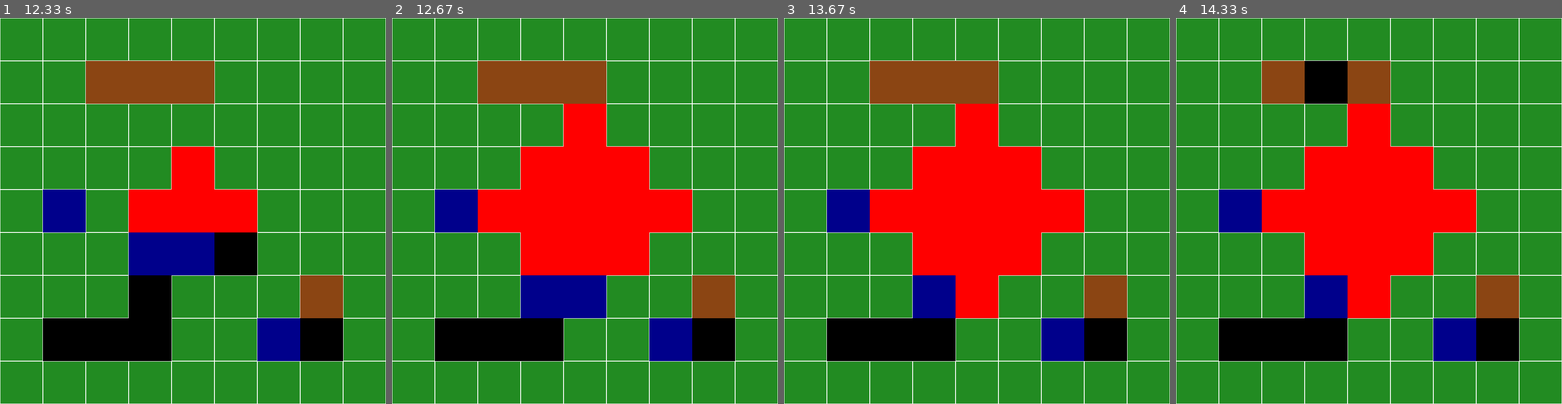
Above: before the commit, frames 1-4 (left to right).
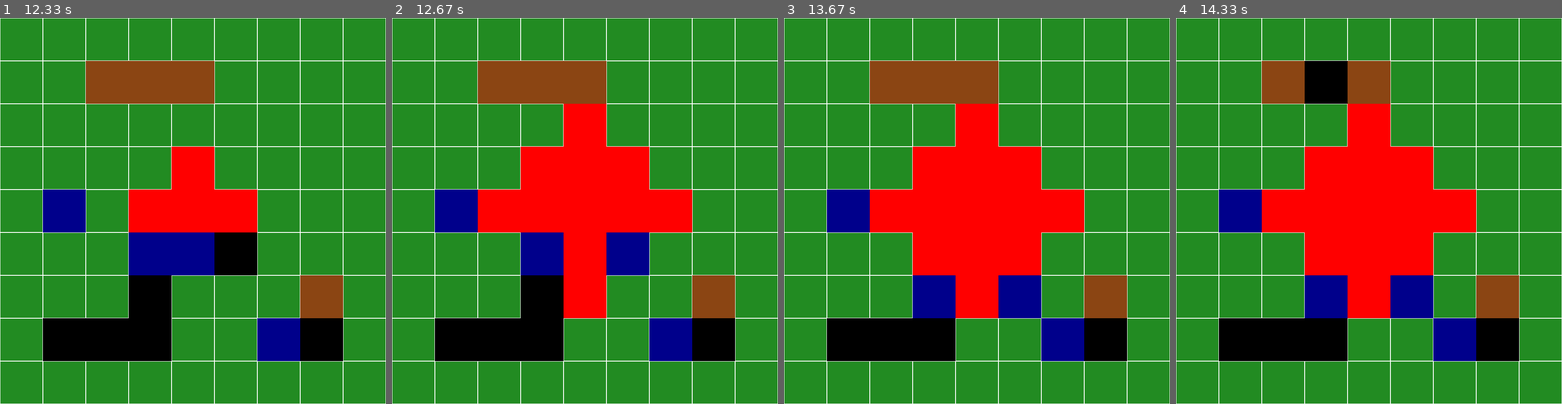
Above: after the commit, the same moments.

Repository: markus-brln/BachelorThesisForestFireControl
Game: pygame game, started from gui/main.py
Same seed, same stepped clock (60 frames per second), same inputs: the game is played once before the commit and once after it.
Inputs (mouse positions are in pixels of both pictures, inside the frame that each line leads up to):
- Up to frame 1 (12.33 s): tap Space at 0.9, 7.82, 8.98, 10.1, 11.25 s; move the mouse to (65, 330) at 1.23 s; click (65, 330) at 1.42 s; press the mouse at (65, 330) at 1.77 s; move the mouse to (142, 268) at 1.87 s; move the mouse to (220, 203) at 1.97 s; release the mouse at (220, 203) at 2 s; move the mouse to (258, 346) at 2.43 s; click (258, 346) at 2.67 s; move the mouse to (154, 214) at 3.03 s; click (154, 214) at 3.35 s; move the mouse to (158, 292) at 3.8 s; click (158, 292) at 4.18 s; move the mouse to (61, 199) at 4.7 s; click (61, 199) at 5.13 s; move the mouse to (96, 334) at 5.73 s; click (96, 334) at 6.18 s; move the mouse to (131, 319) at 8.95 s; click (131, 319) at 9.45 s; move the mouse to (247, 268) at 10.07 s; click (247, 268) at 10.58 s; move the mouse to (316, 346) at 11.22 s; click (316, 346) at 11.73 s
- Up to frame 2 (12.67 s): move the mouse to (654, 230) at 12.38 s; tap Space at 12.42 s
- Up to frame 3 (13.67 s): click (1046, 230) at 12.9 s; move the mouse to (942, 91) at 13.57 s; tap Space at 13.6 s
- Up to frame 4 (14.33 s): click (1334, 91) at 14.1 s

Frame 1 is identical in both runs. In frame 2, 4.9% of the frame differs, in the area x 33-67%, y 55-78%; in frame 3, 1.2%; in frame 4, 1.2%.

Commit message:
data saving, Model.time_step() order

Diff:
--- a/gui/Model/agent.py
+++ b/gui/Model/agent.py
@@ -21,20 +21,17 @@
     self.model = model
 
   def timestep(self):
-
-    # TODO M agent time step
-    # IF timestep == a decision timestep (every 5-10 model time steps, first one should ofc be at time == 0)
-      # change color
-      # wait for human to give waypoint (probably good to print agent pos + "waiting for input" to cmd)
-      # set new private waypoint
-      # save state of the env, maybe make a new class that is responsible for that, so on exit we know where all the data is
-    # ELSE
-      # walk towards waypoint (dumb / A-Star) + dig on every step
-
-
+    # M walk towards waypoint (dumb / A-Star) + dig on every step
     self.move()
     if self.save_move:
       self.agent_hist.append((self.position))
+
+  def assign_new_waypoint(self):
+    # TODO M agent new waypoints
+    # change color
+    # wait for human to give waypoint (probably good to print agent pos + "waiting for input" to cmd)
+    # set new private waypoint
+    pass
 
   def dig(self):
     self.model.dig_firebreak(self)
--- a/gui/Model/data_saver.py
+++ b/gui/Model/data_saver.py
@@ -3,9 +3,24 @@
 class DataSaver:
   def __init__(self, model):
     self.model = model
+    # TODO replace with numpy equivalents
+    self.episode_data = list()  # gathered during episode, not sure yet whether it will succeed
+    self.all_data = list()      # only data points leading to fire containment here
+
+  def append_datapoint(self):
+    """Should get called when new agent waypoints were set and model is about to
+       fast-forward 5-10 timesteps to see how it played out."""
+    print("appending data point")
+    data_point = []
+    firepos = self.model.firepos
 
 
-  def prepare_datapoint(self):
-    """Should get called when new agent waypoints were set and model is about to
-       fast-forward 5-10 timesteps to see how it played out."""
+  def append_episode(self):
+    self.all_data.extend(self.episode_data) # simply add
+
+  def save_data(self):
+    """Save all data to numpy files / extend existing .npy files"""
     pass
+
+
+  # should have an option to open npy files and append data points to them while playing
--- a/gui/Model/model.py
+++ b/gui/Model/model.py
@@ -13,7 +13,7 @@
   FIRE_CONTAINED = 1
   FIRE_OUT_OF_CONTROL = 2
 
-class Model():
+class Model:
   # Other parameters can be added later
   ## Length: Grid size
   ## Agents: TODO determine: Number of agents or tuples of agent positions
@@ -83,17 +83,40 @@
 ## Time propagation
   # TODO: possibly reset selection?
   def time_step(self):
-    self.time += 1                # Increment time
+    """Order of events happening during time step:
+    0. save old agent waypoints (if existent)
+    1. set agent waypoints (at start + every 5-10 waypoints)
+    2. agent time step (move towards waypoint)
+    3. expand fire
+    4. check whether fire out of control (restart episode if necessary)
+    5. check if fire contained (save episode + restart)
+    """
+    # 0 self.DataSaver.append_datapoint()
+    # 1 for agent in self.agents:
+    #      agent.assign_new_waypoint() # waypoint to
+
+    self.time += 1                # fire and agents need this info
+    # 2
+    for agent in self.agents:
+      agent.timestep()            # walks 1 step towards current waypoint & digs on the way
+
+    # 3
     self.expand_fire()            # Determine fire propagation
-    print(len(self.firepos))
+    # print(len(self.firepos))
 
-    for agent in self.agents:     # M: each agent should change color to show that it's its turn to be assigned a new
-      agent.timestep()            # waypoint to, then timesteps should pass where it walks to the waypoint & digs
-
+    # 4
     # self.waypoints.clear() # Reset selection
     if self.state == State.FIRE_OUT_OF_CONTROL:
+      # M do not safe the gathered data points of the episode
       self.start_episode()
       return
+
+    # 5
+    # IF fire contained
+      # self.DataSaver.append_episode()
+
+
+
 
 
   ## currently stops when the fire reaches the edge of the map for simplicity but
@@ -103,8 +126,6 @@
     if self.time % 3 != 0:
       return
     fire_list = list(self.firepos)
-    print(type(fire_list))
-    print(len(fire_list))
     for pos in fire_list:
       neighbours = self.get_neighbours(pos)
       for neighbour in neighbours:
@@ -136,7 +157,9 @@
 
   def position_in_bounds(self, position):
     x, y = position
-    return x >= 0 and x < self.size and y >= 0 and y < self.size
+    return 0 <= x < self.size and 0 <= y < self.size
+    # M maybe like this, since fire not containable anymore when it already touches borders
+    #return 1 <= x < self.size - 1 and 1 <= y < self.size - 1
 
 
 ## Model manipulation
@@ -163,5 +186,5 @@
 ## Proper shutdown
   ## TODO: e.g. save data and ensure proper exiting of program
   def shut_down(self):
-    # FOR each recorded decision time step
+    # M self.DataSaver.save_data()  # data points of all successful episodes until here saved
     self.start_episode()
